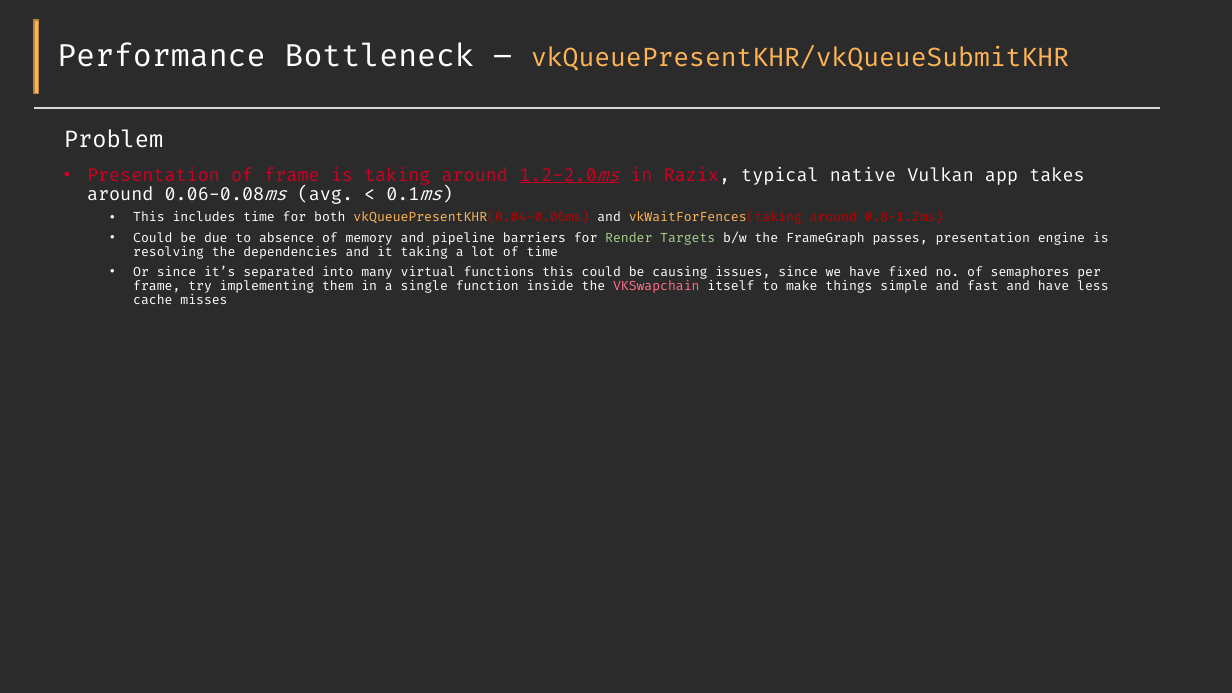
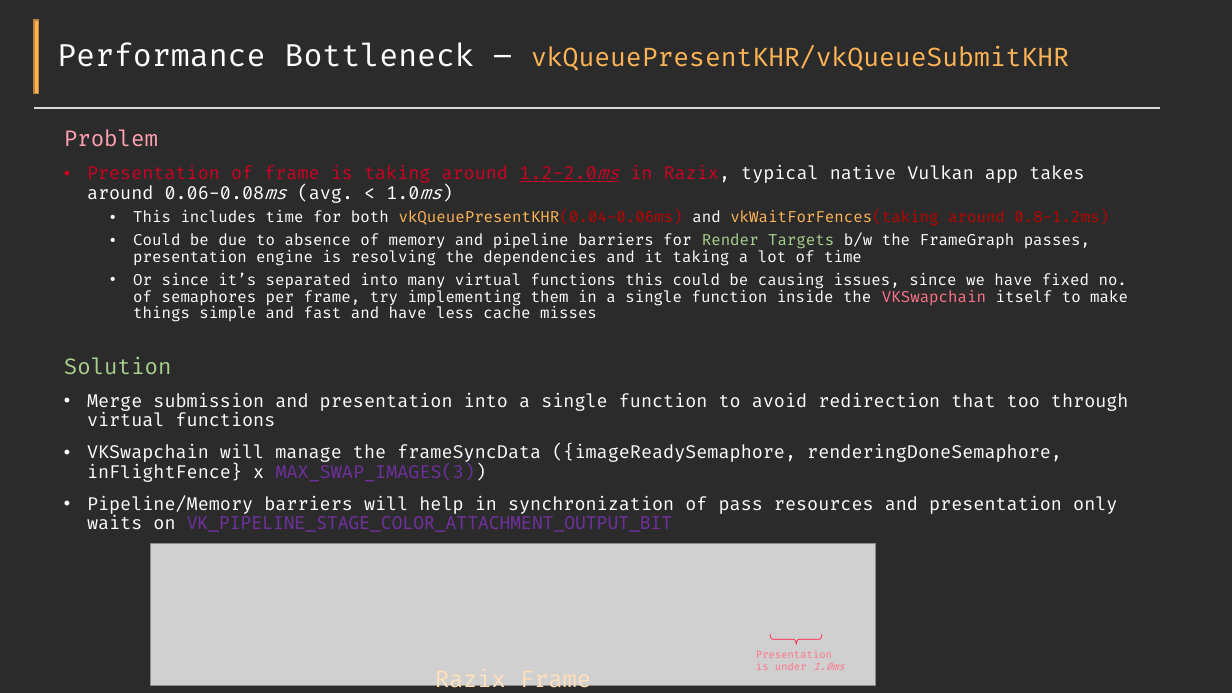
Before and after one commit to Pikachuxxxx/Razix, a slide deck: slide 7 of Docs/Features overview.pptx. Drawn at 1232x693 pixels with LibreOffice and Linux fonts; fonts in the diff are those of the drawing; grey boxes stand for pictures; background and template pictures are left out; a plain dark background stands for a picture behind light text. Boxes give left, top, right and bottom in pixels: in the first picture for what was removed or moved away, otherwise in the second. Text is boxed around its words. In the diff, an @@ line names an element or a change of style, - is before the commit and + after.

```diff
--- a/Docs/Features overview.pptx
+++ b/Docs/Features overview.pptx
@@ text at (x1=64, y1=129, x2=1128, y2=322): size 18 to 17 pt, text colour #FFFFFF to #FFA1B1 in "Problem"; size 10 to 12 pt in "This includes time for both vkQueuePresentKHR(0.04-0.06ms) a ...", "Could be due to absence of memory ...", "Or since it’s separated into many virtual ..." @@
@@ text at (x1=87, y1=165, x2=1084, y2=203): text changed @@
-• Presentation of frame is taking around 1.2-2.0ms in Razix, typical native Vulkan app takes around 0.06-0.08ms (avg. < 0.1ms)
+• Presentation of frame is taking around 1.2-2.0ms in Razix, typical native Vulkan app takes around 0.06-0.08ms (avg. < 1.0ms)
@@ text at (x1=64, y1=357, x2=1129, y2=532): paragraphs added @@
+Solution
+• Merge submission and presentation into a single function to avoid redirection that too through virtual functions
+• VKSwapchain will manage the frameSyncData ({imageReadySemaphore, renderingDoneSemaphore, inFlightFence} x MAX_SWAP_IMAGES(3))
+• Pipeline/Memory barriers will help in synchronization of pass resources and presentation only waits on VK_PIPELINE_STAGE_COLOR_ATTACHMENT_OUTPUT_BIT
@@ picture added at (x1=151, y1=543, x2=875, y2=686) @@
@@ text added at (x1=756, y1=650, x2=845, y2=670), 8 pt, text #FF7289 @@
+Presentation is under 1.0ms
@@ left brace added at (x1=771, y1=634, x2=823, y2=645), outline #FF143B 0.5 pt @@
@@ text added at (x1=435, y1=669, x2=591, y2=693), 18 pt, text #FFE1BB @@
+Razix Frame
```
Also in this commit, not shown: 2 other slides changed, 1 other file.
